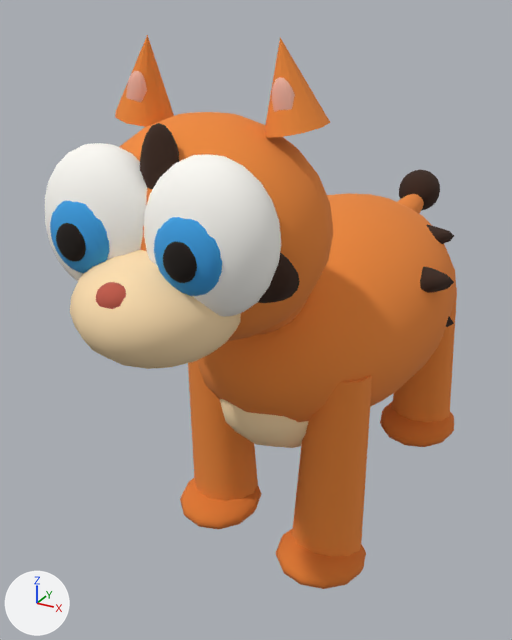
The glTF model web/public/models/tiger.glb: old version first, new version second.
The view is the same before and after, from a camera (50 mm lens) standing at (0.658, -1.549, 1.198) and looking at (-0.15, -0.079, 0.462). The lights are fixed; the arrows at lower left show +X, +Y and +Z. The first picture is the older version. Where no turn or scale is listed for an object, it has been applied to the vertices. Vertices at exactly the same position are counted once.

In view in the first picture: 'body', 'earL', 'earR', 'eyeL', 'eyeR', 'face', 'irisL', 'irisR', 'leg-back-right-shaft', 'leg-front-left-shaft', 'leg-front-right-paw', 'leg-front-right-shaft', 'muzzle', 'nose', 'pupilL', 'pupilR' and 11 more.
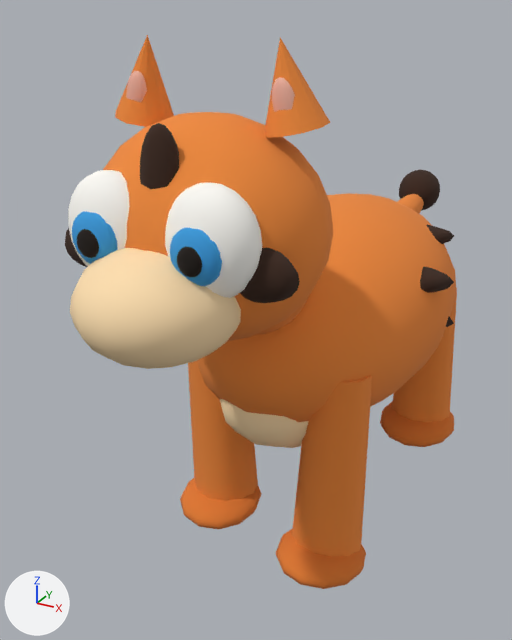
Pixel boxes (x1, y1, x2, y2) of what changed, in the pictures (512 x 640 px):
'eyeR', moved, rescaled (29% narrower, 29% shorter): before (144, 154, 281, 317); after (165, 182, 262, 298)
'eyeL', moved, rescaled: before (45, 143, 147, 281); after (68, 170, 130, 266)
'irisR', moved, rescaled (23% narrower, 26% shorter): before (154, 217, 222, 296); after (170, 228, 222, 286)
'irisL', moved, rescaled (22% narrower, 26% shorter): before (50, 201, 109, 273); after (72, 211, 118, 264)
'pupilR', moved, rescaled (26% narrower, 28% shorter): before (163, 241, 197, 283); after (177, 247, 202, 277)
'pupilL', moved, rescaled (26% narrower, 25% shorter): before (56, 223, 86, 262); after (77, 229, 99, 258)
'nose', moved (not visible afterwards): before (96, 282, 126, 309)

What the commit changed:
me_mesh_6 is used by ob_eyel; location (-0.098, -0.681, 0.88).
me_mesh_6 had 204 vertices, 352 faces and spanned x -0.112..0.112, y -0.078..0.078, z -0.125..0.125.
me_mesh_6 now has 204 vertices, 352 faces and spans x -0.082..0.082, y -0.057..0.057, z -0.092..0.092.
me_mesh_6 part 1: the whole mesh is scaled about its middle by 0.732.
me_mesh_7 is used by ob_irisl; location (-0.097, -0.74, 0.872).
me_mesh_7 had 204 vertices, 352 faces and spanned x -0.06..0.06, y -0.0312..0.0312, z -0.063..0.063.
me_mesh_7 now has 204 vertices, 352 faces and spans x -0.046..0.046, y -0.0239..0.0239, z -0.0483..0.0483.
me_mesh_7 part 2: the whole mesh is scaled about its middle by 0.767.
me_mesh_8 is used by ob_pupill; location (-0.097, -0.765, 0.868).
me_mesh_8 had 204 vertices, 352 faces and spanned x -0.0288..0.0288, y -0.0156..0.0156, z -0.0312..0.0312.
me_mesh_8 now has 204 vertices, 352 faces and spans x -0.0221..0.0221, y -0.012..0.012, z -0.0239..0.0239.
me_mesh_8 part 3: the whole mesh is scaled about its middle by 0.767.
me_mesh_10 is used by ob_eyer; location (0.102, -0.679, 0.88).
me_mesh_10 had 204 vertices, 352 faces and spanned x -0.112..0.112, y -0.078..0.078, z -0.125..0.125.
me_mesh_10 now has 204 vertices, 352 faces and spans x -0.082..0.082, y -0.057..0.057, z -0.092..0.092.
me_mesh_10 part 4: the whole mesh is scaled about its middle by 0.732.
me_mesh_11 is used by ob_irisr; location (0.103, -0.737, 0.872).
me_mesh_11 had 204 vertices, 352 faces and spanned x -0.06..0.06, y -0.0312..0.0312, z -0.063..0.063.
me_mesh_11 now has 204 vertices, 352 faces and spans x -0.046..0.046, y -0.0239..0.0239, z -0.0483..0.0483.
me_mesh_11 part 5: the whole mesh is scaled about its middle by 0.767.
me_mesh_12 is used by ob_pupilr; location (0.103, -0.762, 0.868).
me_mesh_12 had 204 vertices, 352 faces and spanned x -0.0288..0.0288, y -0.0156..0.0156, z -0.0312..0.0312.
me_mesh_12 now has 204 vertices, 352 faces and spans x -0.0221..0.0221, y -0.012..0.012, z -0.0239..0.0239.
me_mesh_12 part 6: the whole mesh is scaled about its middle by 0.767.
Object 'eyeL' (ob_eyel) moves from (-0.098, -0.681, 0.88) to (-0.093, -0.671, 0.87).
Object 'irisL' (ob_irisl) moves from (-0.097, -0.74, 0.872) to (-0.092, -0.714, 0.862).
Object 'pupilL' (ob_pupill) moves from (-0.097, -0.765, 0.868) to (-0.092, -0.733, 0.858).
Object 'eyeR' (ob_eyer) moves from (0.102, -0.679, 0.88) to (0.097, -0.669, 0.87).
Object 'irisR' (ob_irisr) moves from (0.103, -0.737, 0.872) to (0.098, -0.711, 0.862).
Object 'pupilR' (ob_pupilr) moves from (0.103, -0.762, 0.868) to (0.098, -0.731, 0.858).
Object 'nose' (ob_nose) moves from (0.004, -0.79, 0.802) to (0.003, -0.76, 0.8).
